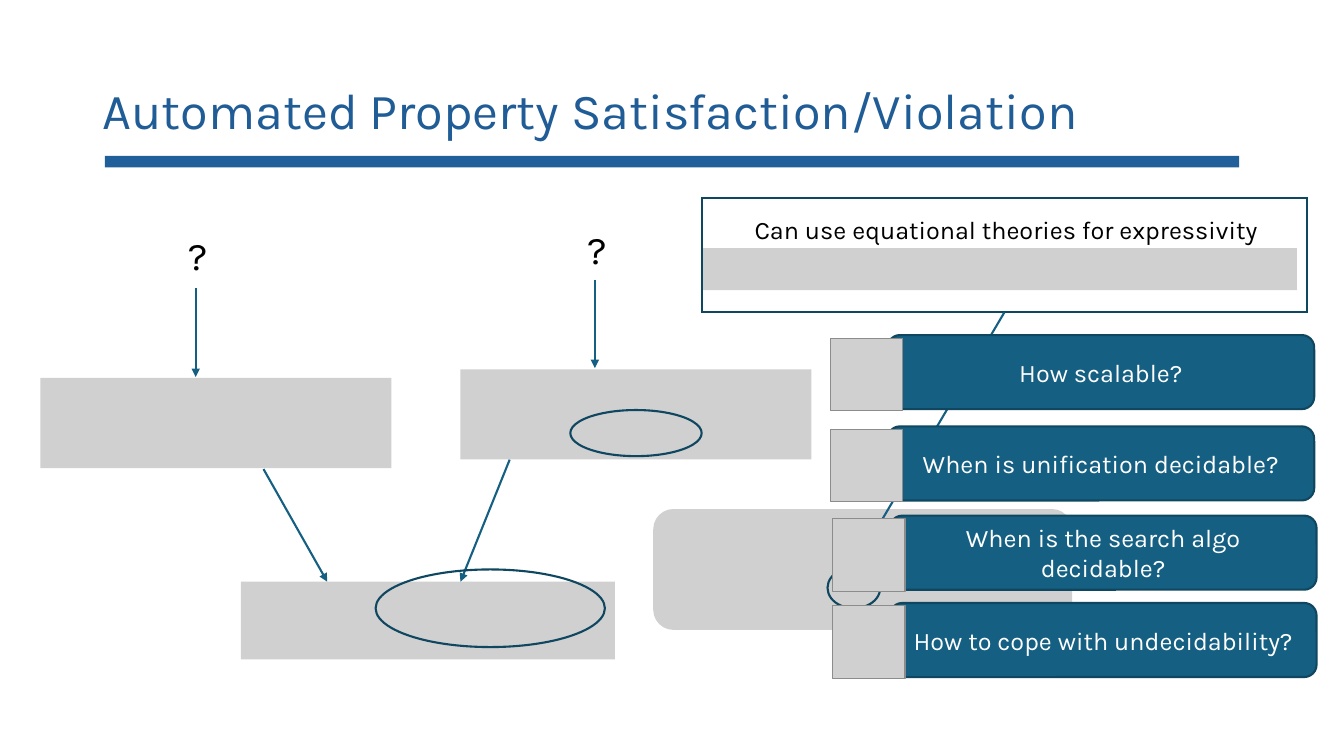
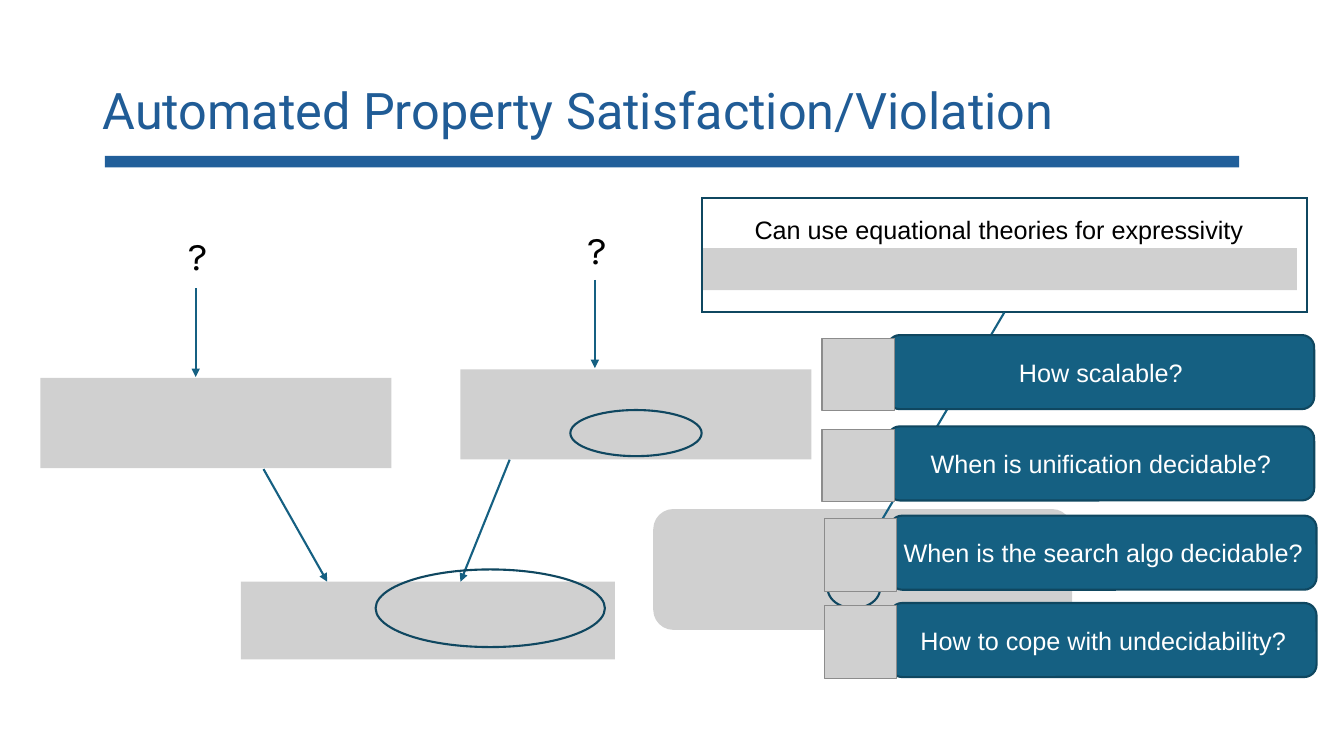
Before and after one commit to lorchrob/comp_slides, a slide deck: slide 68 of comp.pptx. Drawn at 1344x756 pixels with LibreOffice and Linux fonts; fonts in the diff are those of the drawing; grey boxes stand for pictures. Boxes give left, top, right and bottom in pixels: in the first picture for what was removed or moved away, otherwise in the second. Text is boxed around its words. In the diff, an @@ line names an element or a change of style, - is before the commit and + after.

```diff
--- a/comp.pptx
+++ b/comp.pptx
@@ title "Automated Property Satisfaction/Violation" at box(102, 90, 1053, 140): font Karla to Roboto @@
@@ 4 pictures: place and size @@
-4 pictures at box(831, 338, 905, 679)
+4 pictures at box(822, 338, 897, 679)
@@ font Karla to Arial in 5 elements at box(755, 220, 1244, 244), box(887, 426, 1314, 500), box(887, 335, 1314, 408), box(890, 516, 1317, 590), box(890, 603, 1317, 677) @@
```
Also in this commit, not shown: 94 other slides changed.
